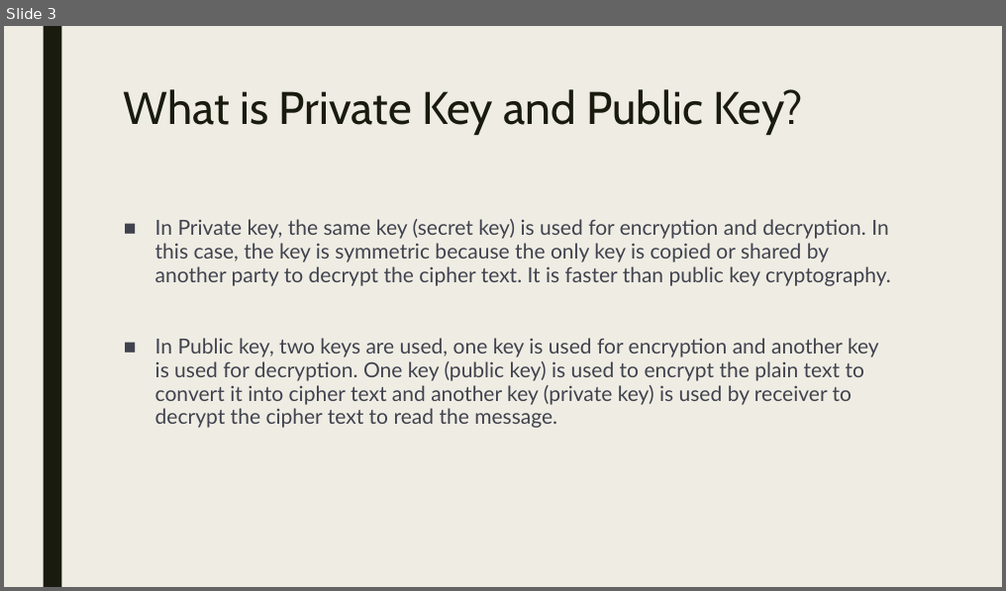
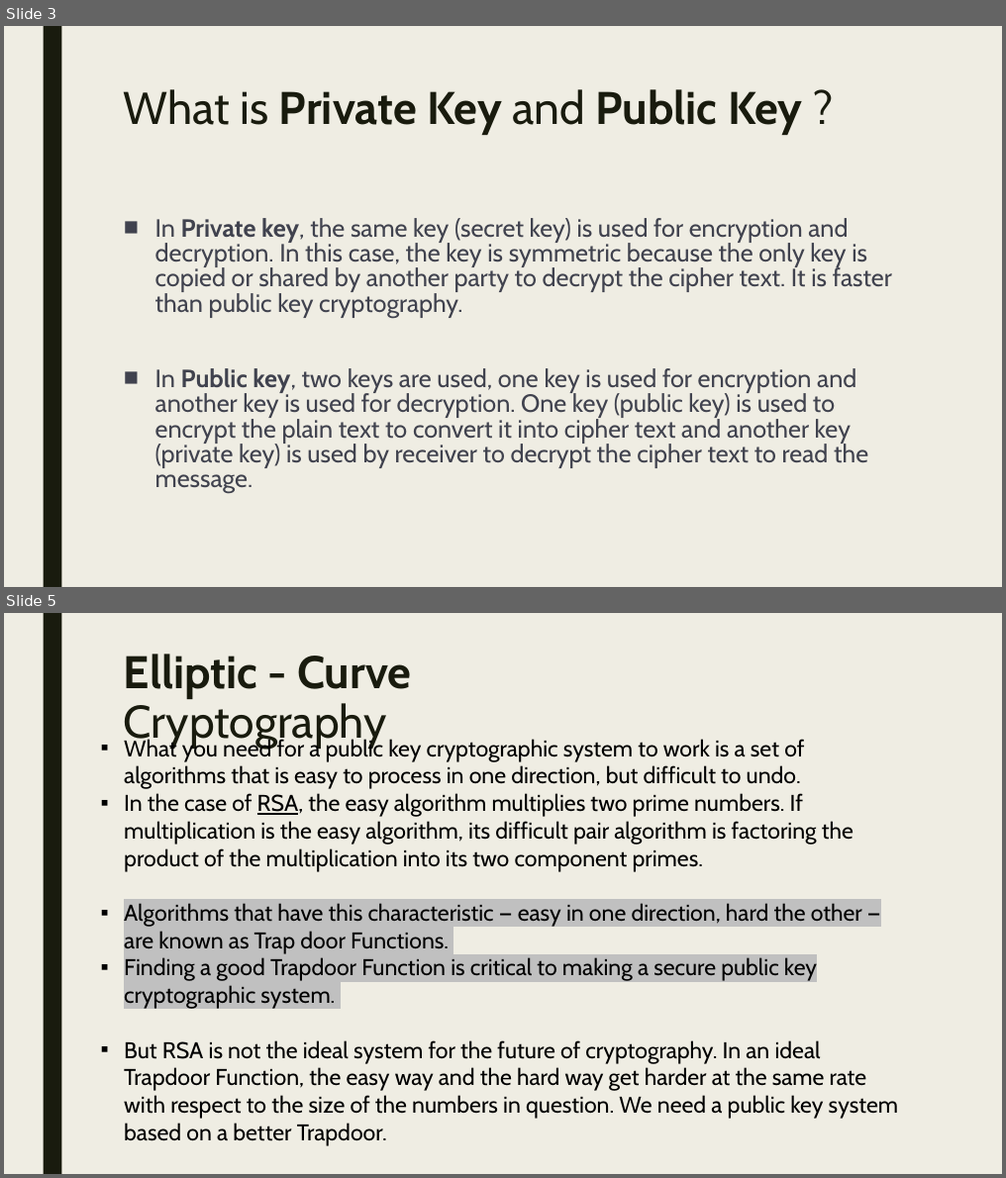
Before and after one commit to Jaidev810/ECC-Cipher, a slide deck: Ecc Cipher.pptx. Shown one above the other, each under a label of ours: slide 3 before the commit, slides 3 and 5 after it; the slides between them are not shown. The pictures are 1006x591 and 1006x1178 pixels, drawn with LibreOffice and Linux fonts; fonts in the diff are those of the drawing. Boxes give left, top, right and bottom in pixels: in the first picture for what was removed or moved away, otherwise in the second. Text is boxed around its words. In the diff, an @@ line names an element or a change of style, - is before the commit and + after.

```diff
--- a/Ecc Cipher.pptx
+++ b/Ecc Cipher.pptx
@@ slide 5 added at <box>4,613,1002,1174</box>, background #EFEDE3; not listed: 1 template element that a slide beside it also shows @@
@@ text added at <box>124,654,411,749</box>, 44 pt, text #191B0E, bold @@
+Elliptic - Curve Cryptography
@@ text added at <box>124,737,898,1147</box>, 22 pt, text #000000 @@
+▪ What you need for a public key cryptographic system to work is a set of algorithms that is easy to process in one direction, but difficult to undo.
+▪ In the case of RSA, the easy algorithm multiplies two prime numbers. If multiplication is the easy algorithm, its difficult pair algorithm is factoring the product of the multiplication into its two component primes.
+▪ Algorithms that have this characteristic — easy in one direction, hard the other — are known as Trap door Functions.
+▪ Finding a good Trapdoor Function is critical to making a secure public key cryptographic system.
+▪ But RSA is not the ideal system for the future of cryptography. In an ideal Trapdoor Function, the easy way and the hard way get harder at the same rate with respect to the size of the numbers in question. We need a public key system based on a better Trapdoor.
@@ slide 3 changed as well @@
@@ title at <box>124,89,802,135</box>: text changed; bold on @@
-What is Private Key and Public Key?
+What is Private Key and Public Key ?
@@ text "In Private key, the same ..." at <box>155,218,892,494</box>: size 20 to 24 pt, font Lato to Cabin; bold on in "Private key,", "Public key,"; line spacing 0.94 to 0.84 @@
```
Also in this commit, not shown: 2 other slides changed, 3 other slides added, 5 slides removed.
